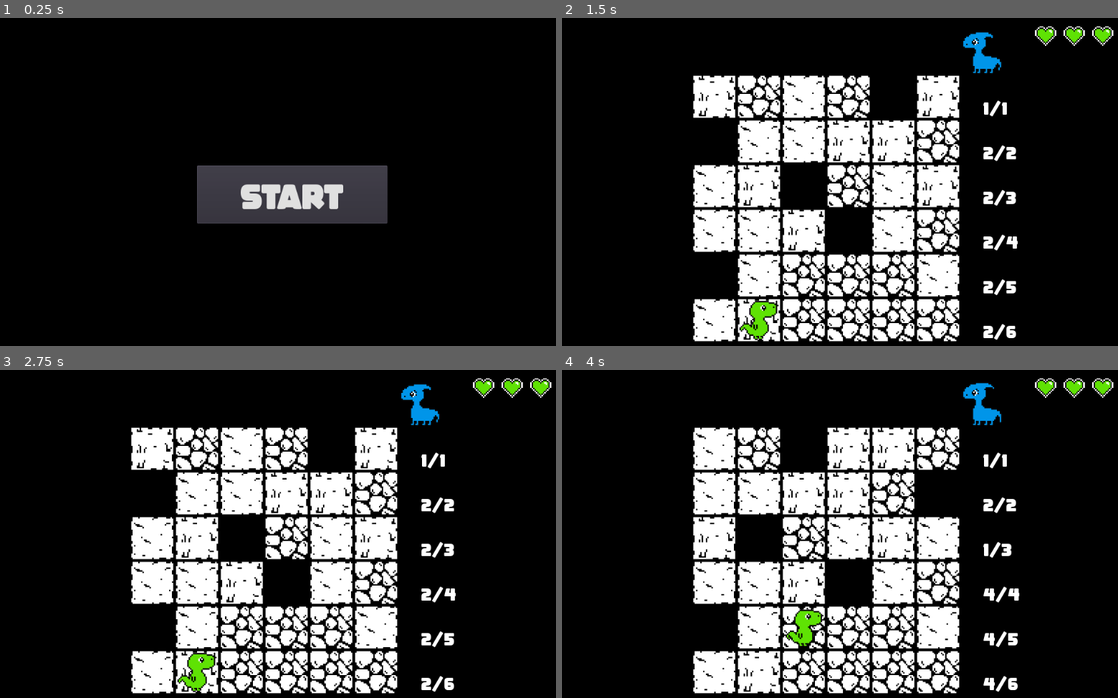
Above: before the commit, frames 1-4 (two rows, left to right).
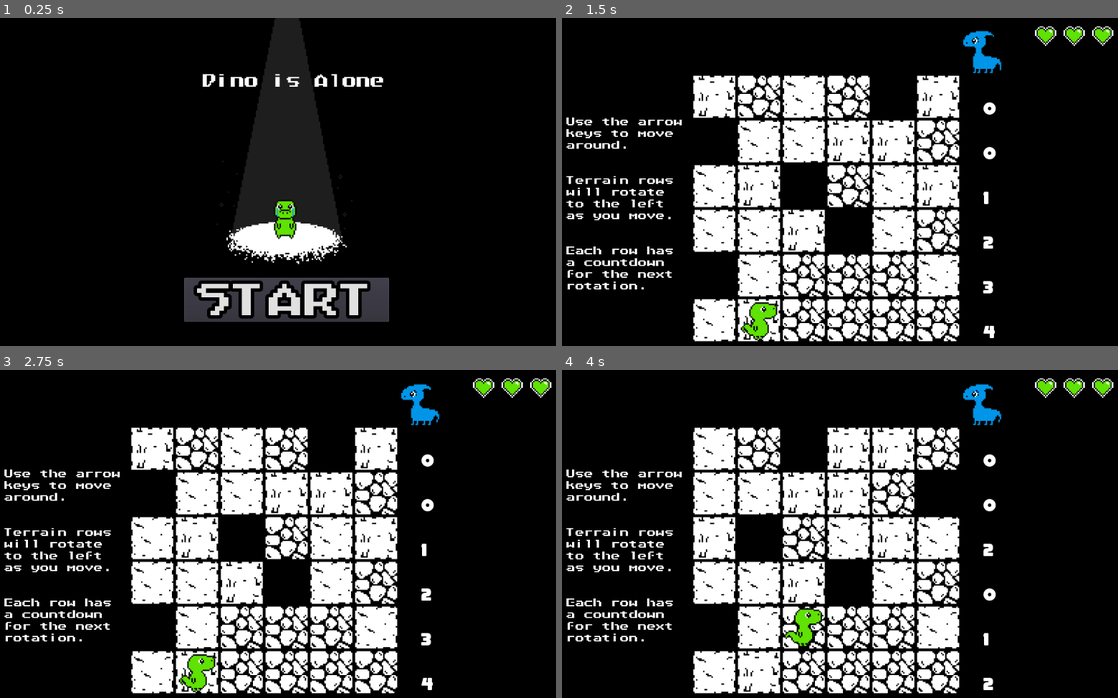
Above: after the commit, the same moments.

Repository: Aprikot-Games/MiniJam65
Game: Godot game, scene res://Game.tscn
The game is run twice, just before and just after one commit, with the same random seed, the same clock (stepped at 60 frames per second) and the same inputs.
Inputs:
- Up to frame 1 (0.25 s): no input
- Up to frame 2 (1.5 s): click "Start" (after the commit: "START") at 0.5 s; tap Enter at 1.25 s; hold Right (ui_right) from 1.28 s (still down)
- Up to frame 3 (2.75 s): tap Space at 2 s; release Right (ui_right) at 2.03 s; hold Down (ui_down) from 2.03 s (still down)
- Up to frame 4 (4 s): tap Enter at 2.75 s; release Down (ui_down) at 2.78 s; hold Right (ui_right) 2.78-3.53 s; hold Up (ui_up) from 3.53 s (still down)

The runs differ from the first frame. In frame 1, 16% of the frame differs, in the area x 33-70%, y 0-93%; in frame 2, 2.9%; in frame 3, 2.8%; in frame 4, 3.0%.

Commit message:
Complete game

Diff:
--- a/Game.gd
+++ b/Game.gd
@@ -1,11 +1,11 @@
 extends Node2D
 
-
-# Declare member variables here. Examples:
-# var a = 2
-# var b = "text"
+signal game_complete
+signal hide_instructions
+signal show_instructions
 var n_levels = 3
 var level_cnt = 0
+var starting_level = 0
 
 var level1 = [[1,1,1,1,1,1],
 			  [0,1,1,1,1,1],
@@ -22,13 +22,20 @@
 			  [1,1,0,1,1,0]]
 
 var level3 = [[1,1,1,1,1,1],
+			  [1,0,0,1,0,1],
+			  [1,1,0,0,1,1],
+			  [1,0,0,1,0,0],
 			  [1,1,0,1,0,1],
-			  [1,1,1,0,1,1],
-			  [1,1,0,1,0,0],
-			  [1,1,0,1,0,1],
-			  [1,1,0,1,1,0]]
+			  [0,1,1,1,0,0]]
 
-var levels = [level1, level2, level3]
+var level4 = [[1,1,1,1,1,1],
+			  [0,1,0,1,0,1],
+			  [1,1,1,0,0,1],
+			  [0,1,0,1,1,0],
+			  [0,1,1,1,0,0],
+			  [0,1,0,1,1,0]]
+
+var levels = [level1, level2, level3, level4]
 
 # Called when the node enters the scene tree for the first time.
 func _ready():
@@ -36,10 +43,15 @@
 
 func _on_HUD_game_over():
 	$Level.game_over = true
+	$GameOver.play()
+	$Music.stop()
 
 func _on_HUD_new_game():
-	$Level.generate(level1)
+	level_cnt = starting_level
+	$Level.generate(levels[level_cnt], level_cnt)
 	$Level.game_over = false
+	$Music.play()
+	emit_signal("show_instructions")
 
 func _on_HUD_destroy_game():
 	$Level.destroy()
@@ -51,4 +63,8 @@
 	$Level.destroy()
 	if level_cnt < n_levels:
 		level_cnt += 1
-	$Level.generate(levels[level_cnt])
+		$Level.generate(levels[level_cnt], level_cnt)
+		emit_signal("hide_instructions")
+	else:
+		print("Game finished!")
+		emit_signal("game_complete")
--- a/Game.tscn
+++ b/Game.tscn
@@ -1,8 +1,10 @@
-[gd_scene load_steps=4 format=2]
+[gd_scene load_steps=6 format=2]
 
 [ext_resource path="res://Level.tscn" type="PackedScene" id=1]
 [ext_resource path="res://Game.gd" type="Script" id=2]
 [ext_resource path="res://HUD.tscn" type="PackedScene" id=3]
+[ext_resource path="res://resources/GameOver.wav" type="AudioStream" id=4]
+[ext_resource path="res://TheRiver.ogg" type="AudioStream" id=5]
 
 [node name="Game" type="Node2D"]
 script = ExtResource( 2 )
@@ -19,6 +21,16 @@
 position = Vector2( 512, 541 )
 
 [node name="HUD" parent="." instance=ExtResource( 3 )]
+
+[node name="GameOver" type="AudioStreamPlayer2D" parent="."]
+stream = ExtResource( 4 )
+volume_db = 10.0
+
+[node name="Music" type="AudioStreamPlayer2D" parent="."]
+stream = ExtResource( 5 )
+[connection signal="game_complete" from="." to="HUD" method="_on_Game_game_complete"]
+[connection signal="hide_instructions" from="." to="HUD" method="_on_Game_hide_instructions"]
+[connection signal="show_instructions" from="." to="HUD" method="_on_Game_show_instructions"]
 [connection signal="lose_life" from="Level" to="HUD" method="_on_Level_lose_life"]
 [connection signal="win_level" from="Level" to="." method="_on_Level_win_level"]
 [connection signal="destroy_game" from="HUD" to="." method="_on_HUD_destroy_game"]
--- a/HUD.gd
+++ b/HUD.gd
@@ -7,6 +7,7 @@
 var empty_live_tex = preload("res://sprites/empty-heart.png")
 var full_live_tex = preload("res://sprites/heart.png")
 
+var inst = false
 const MAX_LIVES = 3
 var live_cnt = MAX_LIVES
 var lives
@@ -34,22 +35,38 @@
 	show_lives()
 	$Message.hide()
 	$Button.hide()
+	$Cover.hide()
+	$CoverFinal.hide()
 
 func set_game_menu():
 	$Button.show()
 	$Message.hide()
+	$Cover.show()
+	$CoverFinal.hide()
 	hide_lives()
+	$Instructions.hide()
 
 func set_game_over():
 	$Message.text = "Game Over"
 	$Message.show()
 	$Timer.start()
+	$Instructions.hide()
+
+func set_final():
+	$Message.hide()
+	hide_lives()
+	$CoverFinal.show()
+	$Timer.wait_time = 6
+	$Timer.start()
+	game_state = 2
+	$Instructions.hide()
 
 func set_level_complete():
-	$Message.text = "Friend rescued!"
+	$Message.text = "Complete!"
 	$Message.show()
 	game_state = 1
 	$Timer.start()
+	$Instructions.hide()
 
 func _on_Level_lose_life():
 	live_cnt -= 1
@@ -67,7 +84,20 @@
 	if game_state == 0:
 		set_game_menu()
 		emit_signal("destroy_game")
-	else:
-		emit_signal("new_level")
+	elif game_state == 1:
 		set_game_start()
 		game_state = 0
+		emit_signal("new_level")
+	else:
+		game_state = 0
+		set_game_menu()
+
+func _on_Game_game_complete():
+	print("HUD game complete")
+	set_final()
+
+func _on_Game_hide_instructions():
+	$Instructions.hide()
+
+func _on_Game_show_instructions():
+	$Instructions.show()
--- a/HUD.tscn
+++ b/HUD.tscn
@@ -1,17 +1,25 @@
-[gd_scene load_steps=6 format=2]
+[gd_scene load_steps=10 format=2]
 
 [ext_resource path="res://HUD.gd" type="Script" id=1]
 [ext_resource path="res://sprites/heart.png" type="Texture" id=2]
-[ext_resource path="res://fonts/toybox_2/ToyBox.otf" type="DynamicFontData" id=3]
+[ext_resource path="res://fonts/arcology/Arcology.ttf" type="DynamicFontData" id=3]
+[ext_resource path="res://cover.png" type="Texture" id=4]
+[ext_resource path="res://resources/cover-final.png" type="Texture" id=5]
+[ext_resource path="res://fonts/arcology/Arcology.otf" type="DynamicFontData" id=6]
 
 [sub_resource type="DynamicFont" id=1]
+size = 48
+outline_size = 6
+outline_color = Color( 0, 0, 0, 1 )
+font_data = ExtResource( 6 )
+
+[sub_resource type="DynamicFont" id=2]
 size = 64
 outline_size = 6
 outline_color = Color( 0, 0, 0, 1 )
 font_data = ExtResource( 3 )
 
-[sub_resource type="DynamicFont" id=2]
-size = 64
+[sub_resource type="DynamicFont" id=3]
 font_data = ExtResource( 3 )
 
 [node name="HUD" type="CanvasLayer"]
@@ -36,32 +44,38 @@
 offset = Vector2( -32, 0 )
 
 [node name="Message" type="Label" parent="."]
-visible = false
 anchor_left = 0.5
 anchor_top = 0.5
 anchor_right = 0.5
 anchor_bottom = 0.5
-margin_left = -192.0
-margin_top = -44.0
-margin_right = 192.0
-margin_bottom = 44.0
+margin_left = -216.0
+margin_top = -30.0
+margin_right = 216.0
+margin_bottom = 58.0
 custom_fonts/font = SubResource( 1 )
+custom_colors/font_color = Color( 0.372549, 0.886275, 0.0156863, 1 )
 text = "Game Over"
 __meta__ = {
 "_edit_use_anchors_": false
 }
+
+[node name="Cover" type="Sprite" parent="."]
+position = Vector2( 512, 208 )
+scale = Vector2( 0.25, 0.25 )
+texture = ExtResource( 4 )
 
 [node name="Button" type="Button" parent="."]
 anchor_left = 0.5
 anchor_top = 0.5
 anchor_right = 0.5
 anchor_bottom = 0.5
-margin_left = -160.0
-margin_top = -36.0
-margin_right = 180.0
-margin_bottom = 68.0
+margin_left = -183.0
+margin_top = 164.5
+margin_right = 183.0
+margin_bottom = 243.5
 custom_fonts/font = SubResource( 2 )
-text = "Start"
+custom_colors/font_color_hover = Color( 0.372549, 0.886275, 0.0156863, 1 )
+text = "START"
 __meta__ = {
 "_edit_use_anchors_": false
 }
@@ -69,5 +83,30 @@
 [node name="Timer" type="Timer" parent="."]
 wait_time = 2.0
 one_shot = true
+
+[node name="CoverFinal" type="Sprite" parent="."]
+position = Vector2( 512, 208 )
+scale = Vector2( 0.25, 0.25 )
+texture = ExtResource( 5 )
+
+[node name="Instructions" type="Label" parent="."]
+visible = false
+margin_left = 8.0
+margin_top = 176.0
+margin_right = 228.0
+margin_bottom = 509.0
+custom_fonts/font = SubResource( 3 )
+text = "Use the arrow keys to move around.
+
+
+Terrain rows will rotate to the left as you move.
+
+
+Each row has a countdown for the next rotation.
+"
+autowrap = true
+__meta__ = {
+"_edit_use_anchors_": false
+}
 [connection signal="pressed" from="Button" to="." method="_on_Button_pressed"]
 [connection signal="timeout" from="Timer" to="." method="_on_Timer_timeout"]
--- a/Level.gd
+++ b/Level.gd
@@ -1,6 +1,7 @@
 extends Node2D
 
 export (PackedScene) var Row
+var friends = ["pablo", "lola", "ruben", "tomas"]
 
 signal player_tick
 signal lose_life
@@ -29,7 +30,7 @@
 	player_pos = [] + STARTING_POS
 	rows = []
 
-func generate(layout):
+func generate(layout, level):
 	n_rows = len(layout)
 	for i in range(n_rows):
 		var new_row = Row.instance()
@@ -45,6 +46,7 @@
 	$Friend.show()
 	$Friend.position.x = n_rows * SPRITE_WIDTH - (SPRITE_WIDTH * n_blocks)/2
 	$Friend.position.y = -n_rows * SPRITE_WIDTH
+	$Friend.animation = friends[level]
 
 func _process(delta):
 	if game_over == true:
@@ -67,6 +69,7 @@
 	$Player.position.x = (player_pos[1] * SPRITE_WIDTH) - (SPRITE_WIDTH * n_blocks)/2
 	$Player.position.y = -(player_pos[0] * SPRITE_WIDTH) - 2
 	if emit == true:
+		$Step.play()
 		emit_signal("player_tick")
 		print(player_pos)
 		if player_pos[0] == n_rows:
@@ -79,5 +82,6 @@
 			print("returning to starting position")
 			player_pos = [] + STARTING_POS
 			print(player_pos)
+			$Fall.play()
 		if player_pos == [n_rows, 0]:
 			emit_signal("win_level")
--- a/Level.tscn
+++ b/Level.tscn
@@ -6,6 +6,14 @@
 [ext_resource path="res://resources/dino1.png" type="Texture" id=4]
 [ext_resource path="res://resources/pablo1.png" type="Texture" id=5]
 [ext_resource path="res://resources/pablo2.png" type="Texture" id=6]
+[ext_resource path="res://resources/ruben2.png" type="Texture" id=7]
+[ext_resource path="res://resources/lola2.png" type="Texture" id=8]
+[ext_resource path="res://resources/lola1.png" type="Texture" id=9]
+[ext_resource path="res://resources/ruben1.png" type="Texture" id=10]
+[ext_resource path="res://resources/tomas2.png" type="Texture" id=11]
+[ext_resource path="res://resources/tomas1.png" type="Texture" id=12]
+[ext_resource path="res://resources/step.wav" type="AudioStream" id=13]
+[ext_resource path="res://resources/Fall.wav" type="AudioStream" id=14]
 
 [sub_resource type="SpriteFrames" id=1]
 animations = [ {
@@ -19,8 +27,23 @@
 animations = [ {
 "frames": [ ExtResource( 5 ), ExtResource( 6 ) ],
 "loop": true,
-"name": "idle",
+"name": "pablo",
 "speed": 2.0
+}, {
+"frames": [ ExtResource( 9 ), ExtResource( 8 ) ],
+"loop": true,
+"name": "lola",
+"speed": 2.0
+}, {
+"frames": [ ExtResource( 10 ), ExtResource( 7 ) ],
+"loop": true,
+"name": "ruben",
+"speed": 2.0
+}, {
+"frames": [ ExtResource( 12 ), ExtResource( 11 ) ],
+"loop": true,
+"name": "tomas",
+"speed": 5.0
 } ]
 
 [node name="Level" type="Node2D"]
@@ -31,11 +54,17 @@
 scale = Vector2( 0.25, 0.25 )
 frames = SubResource( 1 )
 animation = "Idle"
+frame = 1
 playing = true
 
 [node name="Friend" type="AnimatedSprite" parent="."]
 scale = Vector2( -0.25, 0.25 )
 frames = SubResource( 2 )
-animation = "idle"
-frame = 1
+animation = "lola"
 playing = true
+
+[node name="Step" type="AudioStreamPlayer" parent="."]
+stream = ExtResource( 13 )
+
+[node name="Fall" type="AudioStreamPlayer2D" parent="."]
+stream = ExtResource( 14 )
--- a/Row.gd
+++ b/Row.gd
@@ -47,7 +47,7 @@
 		new_block.position.x = i * SPRITE_WIDTH - (row_width/2)
 		blocks.append(new_block)
 	$Label.margin_left = n_blocks * SPRITE_WIDTH - (row_width/2)
-	$Label.text = str(tick_cnt) + "/" + str(speed)
+	$Label.text = str(speed - tick_cnt)
 
 func rotate_left():
 	var end_block = blocks[0]
@@ -63,4 +63,4 @@
 	if tick_cnt > speed:
 		rotate_left()
 		tick_cnt = 1
-	$Label.text = str(tick_cnt) + "/" + str(speed)
+	$Label.text = str(speed - tick_cnt)
--- a/project.godot
+++ b/project.godot
@@ -19,6 +19,10 @@
 run/main_scene="res://Game.tscn"
 config/icon="res://icon.png"
 
+[display]
+
+window/size/resizable=false
+
 [rendering]
 
 quality/driver/driver_name="GLES2"
Not shown: 1 places in Level.tscn that only renumber resources
Not shown, added: TheRiver.ogg.import
Not shown, added: cover.png.import
Not shown, added: export_presets.cfg
Not shown, added: fonts/arcology/Arcology.svg.import
Not shown, added: resources/Fall.wav.import
Not shown, added: resources/GameOver.wav.import
Not shown, added: resources/cover-final.png.import
Not shown, added: resources/dino-cry1.png.import
Not shown, added: resources/dino-cry2.png.import
Not shown, added: resources/dino-final.png.import
Not shown, added: resources/lola-final1.png.import
(and 13 more such lines)
